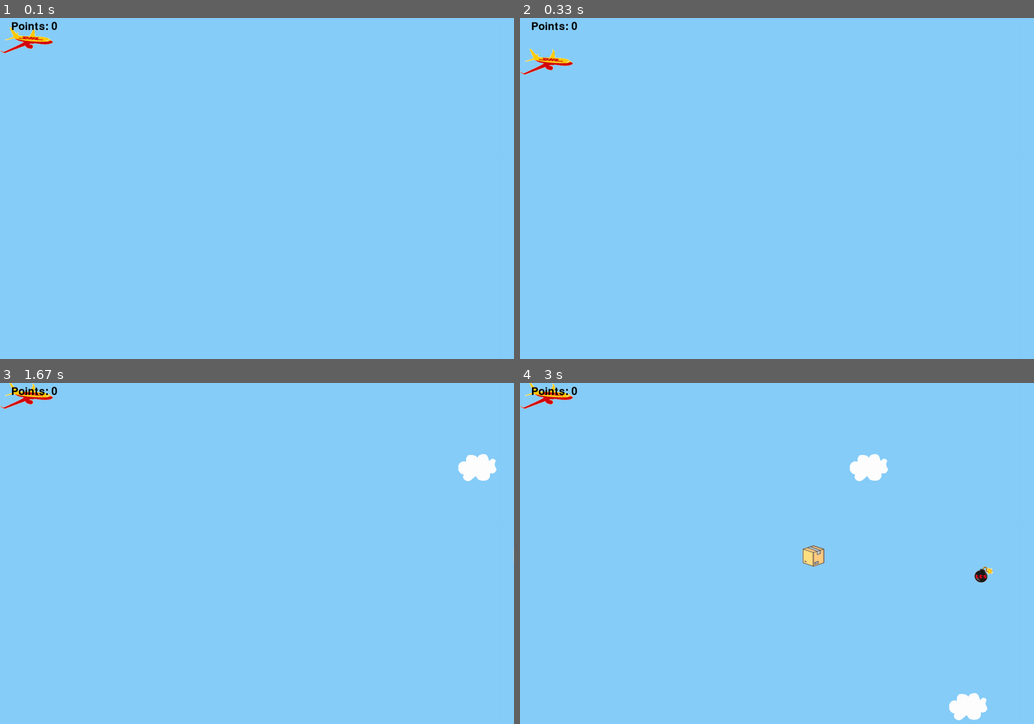
Above: before the commit, frames 1-4 (two rows, left to right).
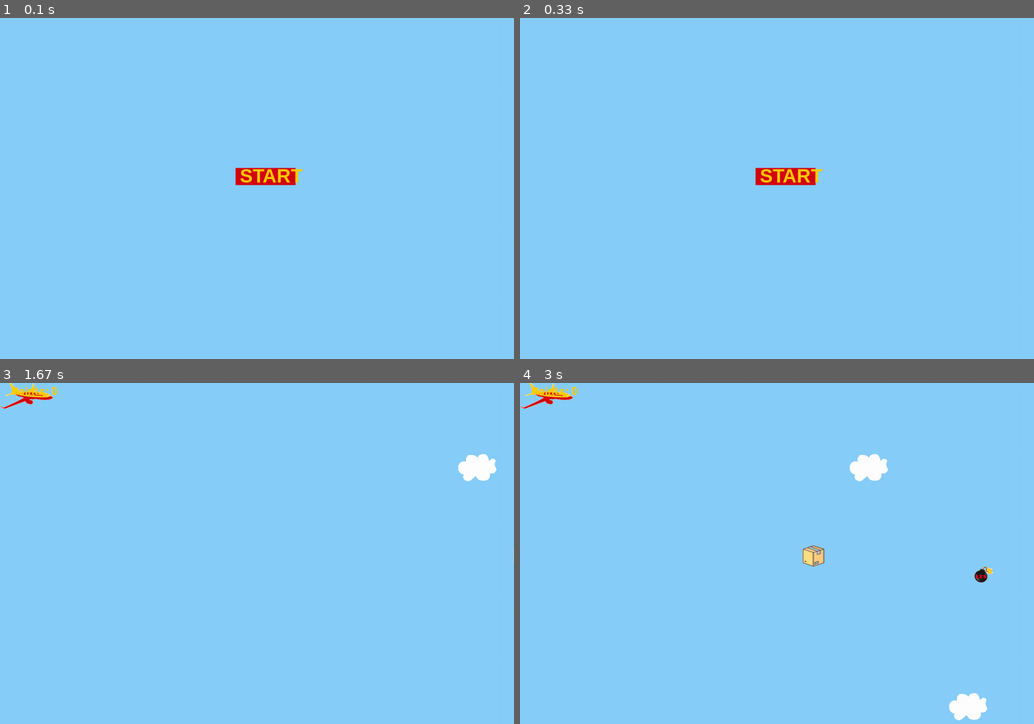
Above: after the commit, the same moments.

Repository: asandreev/Arduino
Game: pygame game, started from py_tut_with_images.py
Same seed, same stepped clock (60 frames per second), same inputs: the game is played once before the commit and once after it.
Inputs (mouse positions are in pixels of both pictures, inside the frame that each line leads up to):
- Up to frame 1 (0.1 s): no input
- Up to frame 2 (0.33 s): no input
- Up to frame 3 (1.67 s): click (262, 553) at 0.38 s, where only the run after the commit has a clickable "START"; hold Up 0.67-1.13 s; move the mouse to (236, 570) at 0.7 s; hold Up 1.17-1.53 s; hold Up from 1.57 s (still down)
- Up to frame 4 (3 s): release Up at 1.87 s; hold Up 1.9-2.27 s; hold Up 2.3-2.6 s; hold Up from 2.63 s (still down)

The runs differ from the first frame. In frame 1, 1.0% of the frame differs, in the area x 0-59%, y 1-50%; in frame 2, 1.0%; in frame 3, 0.1%; in frame 4, 0.1%.

Commit message:
New button to start

Diff:
--- a/py_tut_with_images.py
+++ b/py_tut_with_images.py
@@ -31,10 +31,6 @@
 SCREEN_WIDTH = 1200
 SCREEN_HEIGHT = 800
 
-def displayPoints():
-    font = pygame.font.SysFont(None, 25)
-    text = font.render("Points: "+str(player.points), True, (0,0,0))
-    gameDisplay.blit(text,(0,0))
 gameDisplay = pygame.display.set_mode((SCREEN_WIDTH,SCREEN_HEIGHT))
 # Define the Player object extending pygame.sprite.Sprite
 # Instead of a surface, we use an image for a better looking sprite
@@ -93,11 +89,11 @@
     def addPoint(self):
         self.points = self.points + 1
 
-# Define the enemy object extending pygame.sprite.Sprite
+# Define the package object extending pygame.sprite.Sprite
 # Instead of a surface, we use an image for a better looking sprite
-class Enemy(pygame.sprite.Sprite):
+class Package(pygame.sprite.Sprite):
     def __init__(self):
-        super(Enemy, self).__init__()
+        super(Package, self).__init__()
         self.surf = pygame.image.load("missile.png").convert()
         self.surf.set_colorkey((255, 255, 255), RLEACCEL)
         # The starting position is randomly generated, as is the speed
@@ -109,7 +105,7 @@
         )
         self.speed = random.randint(5, 10)
 
-    # Move the enemy based on speed
+    # Move the package based on speed
     # Remove it when it passes the left edge of the screen
     def update(self):
         self.rect.move_ip(-self.speed, 0)
@@ -130,7 +126,7 @@
         )
         self.speed = random.randint(5, 10)
 
-    # Move the enemy based on speed
+    # Move the package based on speed
     # Remove it when it passes the left edge of the screen
     def update(self):
         self.rect.move_ip(-self.speed, 0)
@@ -176,26 +172,14 @@
 # The size is determined by the constant SCREEN_WIDTH and SCREEN_HEIGHT
 screen = pygame.display.set_mode((SCREEN_WIDTH, SCREEN_HEIGHT))
 
-# Create custom events for adding a new enemy and cloud
-ADDENEMY = pygame.USEREVENT + 1
+# Create custom events for adding a new package and cloud
+ADDpackage = pygame.USEREVENT + 1
 ADDBOMB = pygame.USEREVENT + 3
-pygame.time.set_timer(ADDENEMY, 1500)
+pygame.time.set_timer(ADDpackage, 1500)
 pygame.time.set_timer(ADDBOMB, 2500)
 ADDCLOUD = pygame.USEREVENT + 2
 pygame.time.set_timer(ADDCLOUD, 1000)
 pygame.display.set_caption("DHL PLANE")
-# Create our 'player'
-player = Player()
-
-# Create groups to hold enemy sprites, cloud sprites, and all sprites
-# - enemies is used for collision detection and position updates
-# - clouds is used for position updates
-# - all_sprites isused for rendering
-enemies = pygame.sprite.Group()
-bombs = pygame.sprite.Group()
-clouds = pygame.sprite.Group()
-all_sprites = pygame.sprite.Group()
-all_sprites.add(player)
 
 # Load and play our background music
 # Sound source: http://ccmixter.org/files/Apoxode/59262
@@ -214,8 +198,23 @@
 move_down_sound.set_volume(0.5)
 collision_sound.set_volume(0.5)
 
+# Variable to keep our main loop running
+running = True
+start = False
+
+# defining a font
+smallfont = pygame.font.SysFont('Arial',45, True)
+# light shade of the button
+color_red = (212,5,17)
+# dark shade of the button
+color_yellow = (255,204,0)
+# rendering a text written in
+# this font
+text = smallfont.render('START' , True , color_yellow)
+
+
 def text_objects(text, font):
-        textSurface = font.render(text, True, (0,0,0))
+        textSurface = font.render(text, True, color_yellow)
         return textSurface, textSurface.get_rect()
 
 def message_display(text):
@@ -225,105 +224,144 @@
         screen.blit(TextSurf, TextRect)
         pygame.display.update()
 
-# Variable to keep our main loop running
-running = True
+def start_game():
+    global start
+    start = True
+    # Create our 'player'
+    global player
+    player = Player()
+    # Create groups to hold package sprites, cloud sprites, and all sprites
+    # - enemies is used for collision detection and position updates
+    # - clouds is used for position updates
+    # - all_sprites isused for rendering
+    global enemies
+    enemies = pygame.sprite.Group()
+    global bombs
+    bombs = pygame.sprite.Group()
+    global clouds
+    clouds = pygame.sprite.Group()
+    global all_sprites
+    all_sprites = pygame.sprite.Group()
+    all_sprites.add(player)
 
 # Our main loop
 while running:
 
-    noise = player.getNoise()
-    displayPoints()
-    # Look at every event in the queue
-    for event in pygame.event.get():
-        # Did the user hit a key?
-        if event.type == KEYDOWN:
-            # Was it the Escape key? If so, stop the loop
-            if event.key == K_ESCAPE:
+    if not start:
+        screen.fill((135, 206, 250))
+        # Flip everything to the display
+
+        # if mouse is hovered on a button it
+        # changes to lighter shade
+        mouse = pygame.mouse.get_pos()
+        if 550 <= mouse[0] <= 670 and 350 <= mouse[1] <= 450:
+            pygame.draw.rect(screen,color_yellow,[550,350,140,40])
+            text = smallfont.render('START' , True , color_red)
+        else:
+            pygame.draw.rect(screen,color_red,[550,350,140,40])
+            text = smallfont.render('START' , True , color_yellow)
+
+        # superimposing the text onto our button
+        screen.blit(text , (560,343))
+
+        pygame.display.flip()
+        for ev in pygame.event.get():
+
+            if ev.type == pygame.QUIT:
+                pygame.quit()
+
+            #checks if a mouse is clicked
+            if ev.type == pygame.MOUSEBUTTONDOWN:
+                # stores the (x,y) coordinates into
+                # the variable as a tuple
+                mouse = pygame.mouse.get_pos()
+                #if the mouse is clicked on the
+                # button the game is terminated
+                if 550 <= mouse[0] <= 670 and 350 <= mouse[1] <= 450:
+                    start_game()
+                    print(start)
+    else:
+        noise = player.getNoise()
+        # Look at every event in the queue
+        for event in pygame.event.get():
+            # Did the user hit a key?
+            if event.type == KEYDOWN:
+                # Was it the Escape key? If so, stop the loop
+                if event.key == K_ESCAPE:
+                    running = False
+
+            # Did the user click the window close button? If so, stop the loop
+            elif event.type == QUIT:
                 running = False
 
-        # Did the user click the window close button? If so, stop the loop
-        elif event.type == QUIT:
-            running = False
-
-        # Should we add a new enemy?
-        elif event.type == ADDENEMY:
-            # Create the new enemy, and add it to our sprite groups
-            new_enemy = Enemy()
-            enemies.add(new_enemy)
-            all_sprites.add(new_enemy)
-
-                    # Should we add a new enemy?
-        elif event.type == ADDBOMB:
-            # Create the new enemy, and add it to our sprite groups
-            new_bomb = Bomb()
-            bombs.add(new_bomb)
-            all_sprites.add(new_bomb)
-
-        # Should we add a new cloud?
-        elif event.type == ADDCLOUD:
-            # Create the new cloud, and add it to our sprite groups
-            new_cloud = Cloud()
-            clouds.add(new_cloud)
-            all_sprites.add(new_cloud)
-
-    # Get the set of keys pressed and check for user input
-    pressed_keys = pygame.key.get_pressed()
-    player.update(pressed_keys,noise)
-
-    # Update the position of our enemies and clouds
-    enemies.update()
-    bombs.update()
-    clouds.update()
-
-    # Fill the screen with sky blue
-    screen.fill((135, 206, 250))
-
-    # Draw all our sprites
-    for entity in all_sprites:
-        screen.blit(entity.surf, entity.rect)
-
-    message_display(str(player.points))
-
-    # Check if any enemies have collided with the player
-    enemy = pygame.sprite.spritecollideany(player, enemies)
-    if enemy :
-        # If so, remove the player
-        #player.kill()
-
-        # Stop any moving sounds and play the collision sound
-        #move_up_sound.stop()
-        #move_down_sound.stop()
-        #collision_sound.play()
-
-        # Stop the loop
-        #running = False
-
-        player.addPoint()
-        enemy.kill()
-        collision_sound.play()
-
-    bomb = pygame.sprite.spritecollideany(player, bombs)
-    if bomb:
-        # If so, remove the player
-        player.kill()
-
-        # Stop any moving sounds and play the collision sound
-        move_up_sound.stop()
-        move_down_sound.stop()
-        collision_sound.play()
-
-        # Stop the loop
-        running = False
-
-
-        bomb.kill()
-        collision_sound.play()
-
-    # Flip everything to the display
-    pygame.display.flip()
-
-    # Ensure we maintain a 30 frames per second rate
-    clock.tick(45)
+            # Should we add a new package?
+            elif event.type == ADDpackage:
+                # Create the new package, and add it to our sprite groups
+                new_package = Package()
+                enemies.add(new_package)
+                all_sprites.add(new_package)
+
+                        # Should we add a new package?
+            elif event.type == ADDBOMB:
+                # Create the new package, and add it to our sprite groups
+                new_bomb = Bomb()
+                bombs.add(new_bomb)
+                all_sprites.add(new_bomb)
+
+            # Should we add a new cloud?
+            elif event.type == ADDCLOUD:
+                # Create the new cloud, and add it to our sprite groups
+                new_cloud = Cloud()
+                clouds.add(new_cloud)
+                all_sprites.add(new_cloud)
+
+        # Get the set of keys pressed and check for user input
+        pressed_keys = pygame.key.get_pressed()
+        player.update(pressed_keys,noise)
+
+        # Update the position of our enemies and clouds
+        enemies.update()
+        bombs.update()
+        clouds.update()
+
+        # Fill the screen with sky blue
+        screen.fill((135, 206, 250))
+
+        # Draw all our sprites
+        for entity in all_sprites:
+            screen.blit(entity.surf, entity.rect)
+
+        message_display(str(player.points))
+
+        # Check if any enemies have collided with the player
+        package = pygame.sprite.spritecollideany(player, enemies)
+        if package :
+            player.addPoint()
+            package.kill()
+            collision_sound.play()
+
+        bomb = pygame.sprite.spritecollideany(player, bombs)
+        if bomb:
+            # If so, remove the player
+            player.kill()
+
+            # Stop any moving sounds and play the collision sound
+            move_up_sound.stop()
+            move_down_sound.stop()
+            collision_sound.play()
+
+            # Stop the loop
+            start = False
+
+
+            bomb.kill()
+            collision_sound.play()
+
+        # Flip everything to the display
+        pygame.display.flip()
+
+        # Ensure we maintain a 30 frames per second rate
+        clock.tick(45)
 
 # At this point, we're done, so we can stop and quit the mixer
 pygame.mixer.music.stop()
